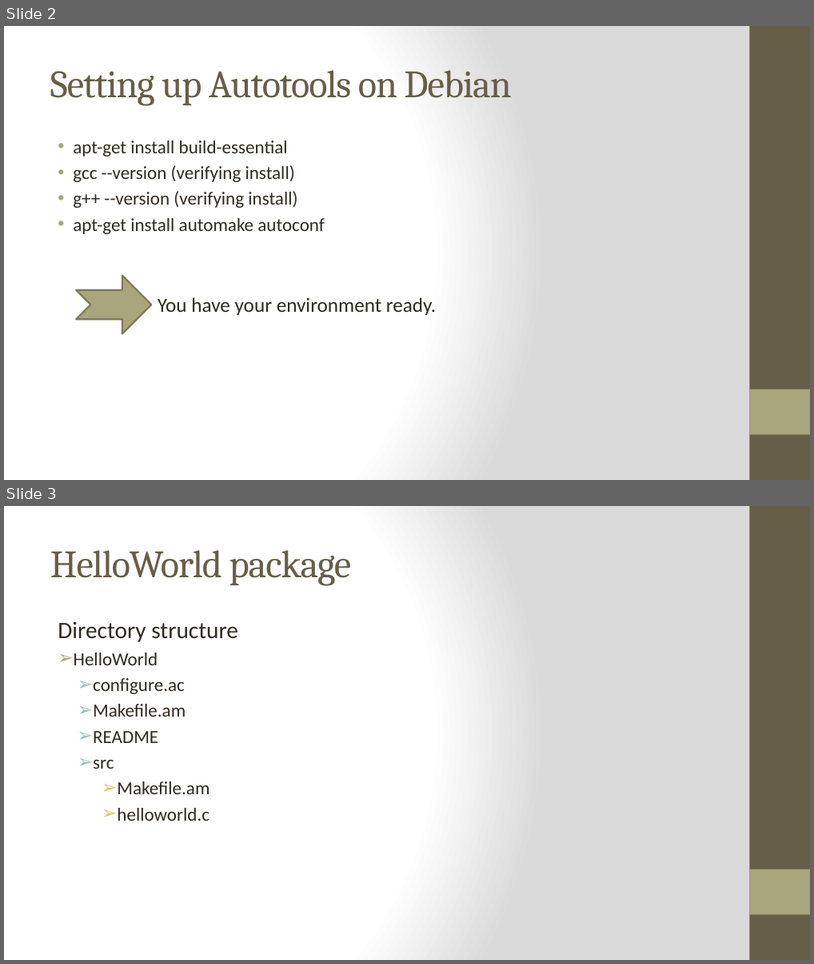
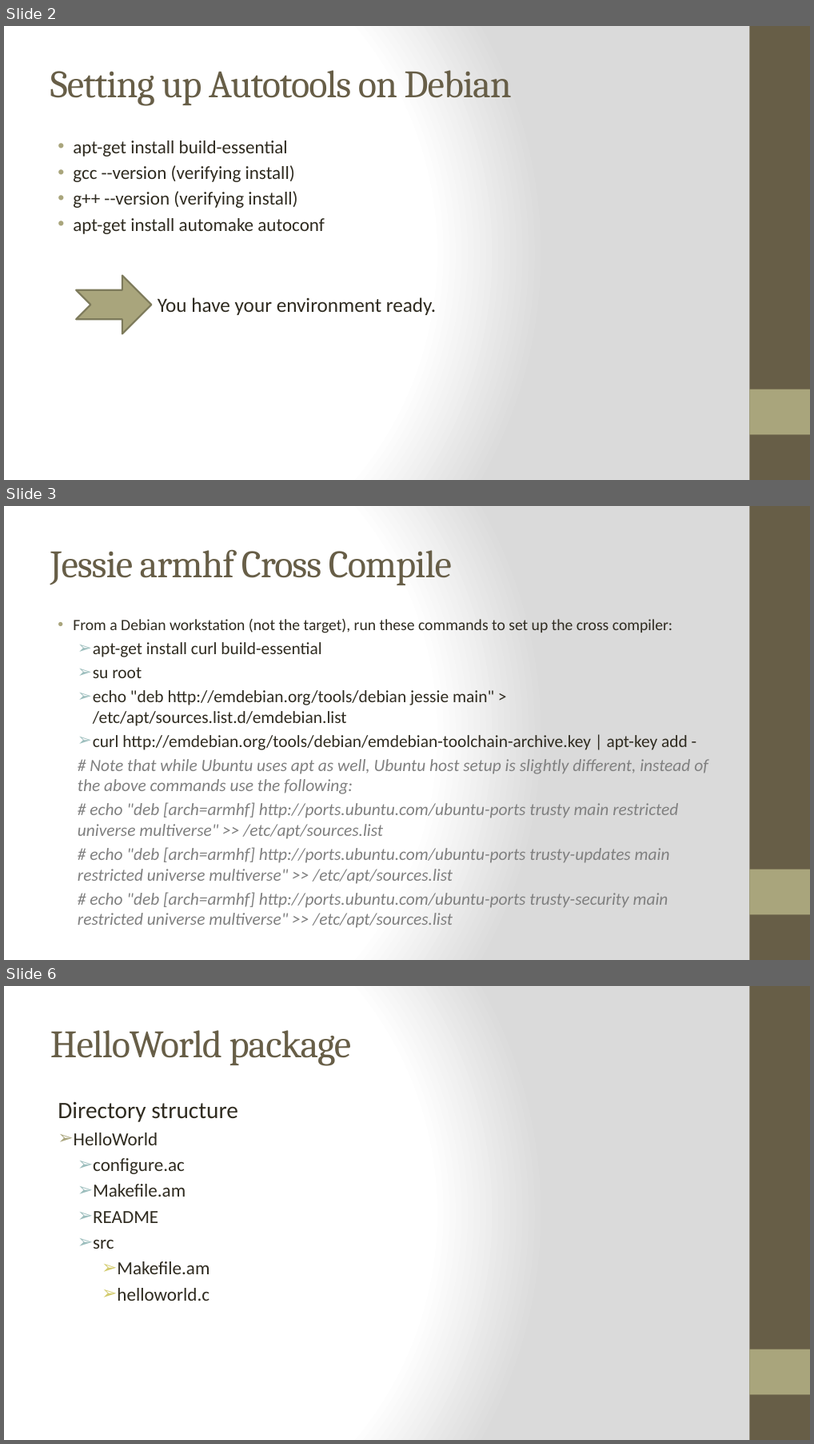
Before and after one commit to huyendinhkhanh/tim_hieu, a slide deck: Cross compile.pptx. Shown one above the other, each under a label of ours: slides 2 and 3 before the commit, slides 2, 3 and 6 after it; the slides between them are not shown. The pictures are 814x964 and 814x1444 pixels, drawn with LibreOffice and Linux fonts; fonts in the diff are those of the drawing. Boxes give left, top, right and bottom in pixels: in the first picture for what was removed or moved away, otherwise in the second. Text is boxed around its words. In the diff, an @@ line names an element or a change of style, - is before the commit and + after.

```diff
--- a/Cross compile.pptx
+++ b/Cross compile.pptx
@@ slide 3 added at (4, 506, 810, 960), background gradient #FFFFFF to #DADADA; not listed: 2 template elements that a slide beside it also shows @@
@@ title added at (50, 549, 452, 585), 46 pt, text #675E47 @@
+Jessie armhf Cross Compile
@@ text added at (73, 619, 709, 928), 20.4 pt, text #808080, italic @@
+• From a Debian workstation (not the target), run these commands to set up the cross compiler:
+  ➢ apt-get install curl build-essential
+  ➢ su root
+  ➢ echo "deb http://emdebian.org/tools/debian jessie main" > /etc/apt/sources.list.d/emdebian.list
+  ➢ curl http://emdebian.org/tools/debian/emdebian-toolchain-archive.key | apt-key add -
+  # Note that while Ubuntu uses apt as well, Ubuntu host setup is slightly different, instead of the above commands use the following:
+  # echo "deb [arch=armhf] http://ports.ubuntu.com/ubuntu-ports trusty main restricted universe multiverse" >> /etc/apt/sources.list
+  # echo "deb [arch=armhf] http://ports.ubuntu.com/ubuntu-ports trusty-updates main restricted universe multiverse" >> /etc/apt/sources.list
+  # echo "deb [arch=armhf] http://ports.ubuntu.com/ubuntu-ports trusty-security main restricted universe multiverse" >> /etc/apt/sources.list
@@ what was slide 3 is now slide 6 @@
```
Also in this commit, not shown: 3 slides changed, 2 other slides added, 3 other files.
